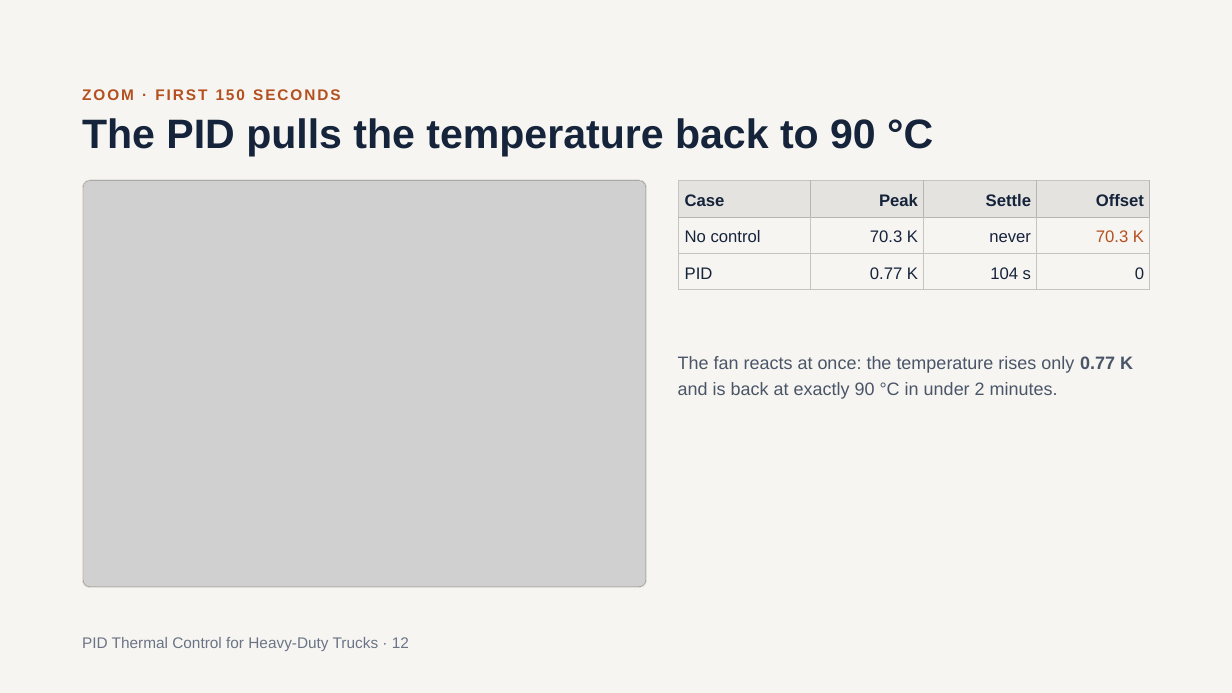
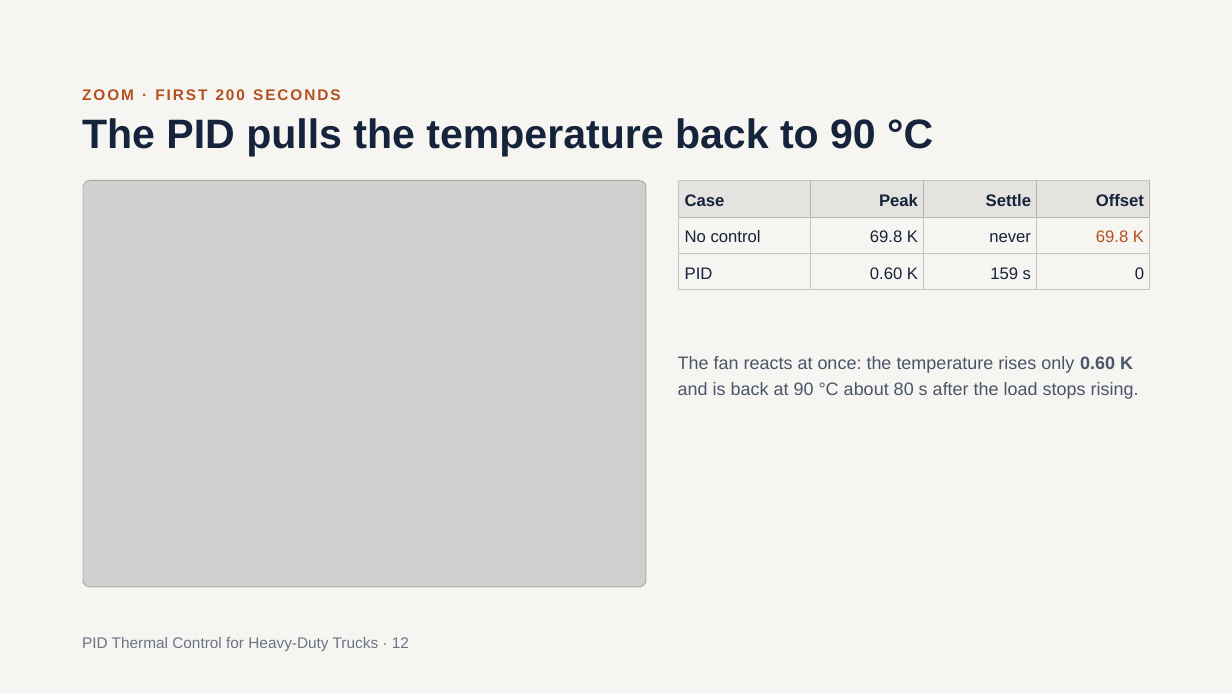
Before and after one commit to SushanthBibi/PID-Cooling-matlab, a slide deck: slide 12 of PID_Thermal_Control_for_Heavy-Duty_Trucks_v2.pptx. Drawn at 1232x693 pixels with LibreOffice and Linux fonts; fonts in the diff are those of the drawing; grey boxes stand for pictures. Boxes give left, top, right and bottom in pixels: in the first picture for what was removed or moved away, otherwise in the second. Text is boxed around its words. In the diff, an @@ line names an element or a change of style, - is before the commit and + after.

```diff
--- a/PID_Thermal_Control_for_Heavy-Duty_Trucks_v2.pptx
+++ b/PID_Thermal_Control_for_Heavy-Duty_Trucks_v2.pptx
@@ text at (82,89,341,100): text changed @@
-ZOOM · FIRST 150 SECONDS
+ZOOM · FIRST 200 SECONDS
@@ table at (679,181,1150,326) @@
-row 2, column 2: 70.3 K
+row 2, column 2: 69.8 K
-row 2, column 4: 70.3 K
+row 2, column 4: 69.8 K
-row 3, column 2: 0.77 K
+row 3, column 2: 0.60 K
-row 3, column 3: 104 s
+row 3, column 3: 159 s
@@ text at (678,356,1139,399): text changed @@
-The fan reacts at once: the temperature rises only 0.77 K and is back at exactly 90 °C in under 2 minutes.
+The fan reacts at once: the temperature rises only 0.60 K and is back at 90 °C about 80 s after the load stops rising.
```
Also in this commit, not shown: 4 other slides changed, 1 other file.
